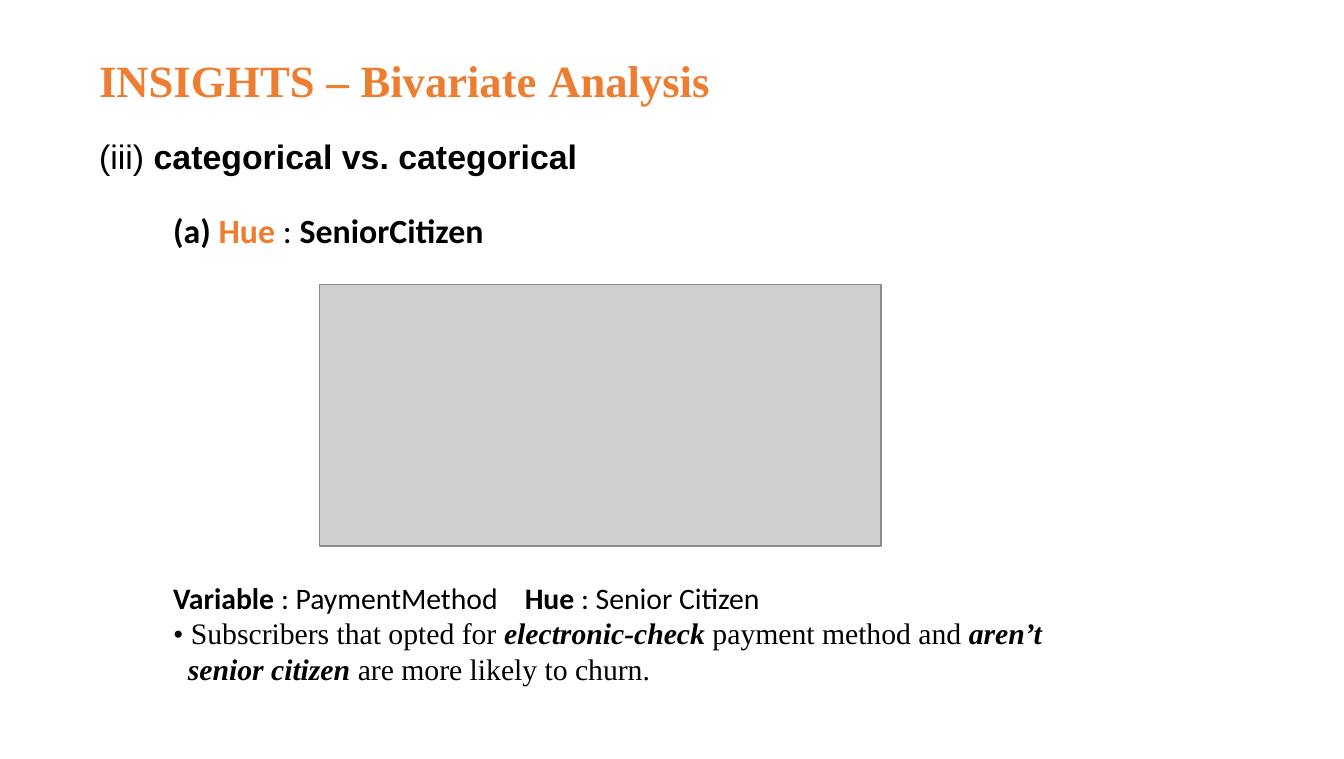
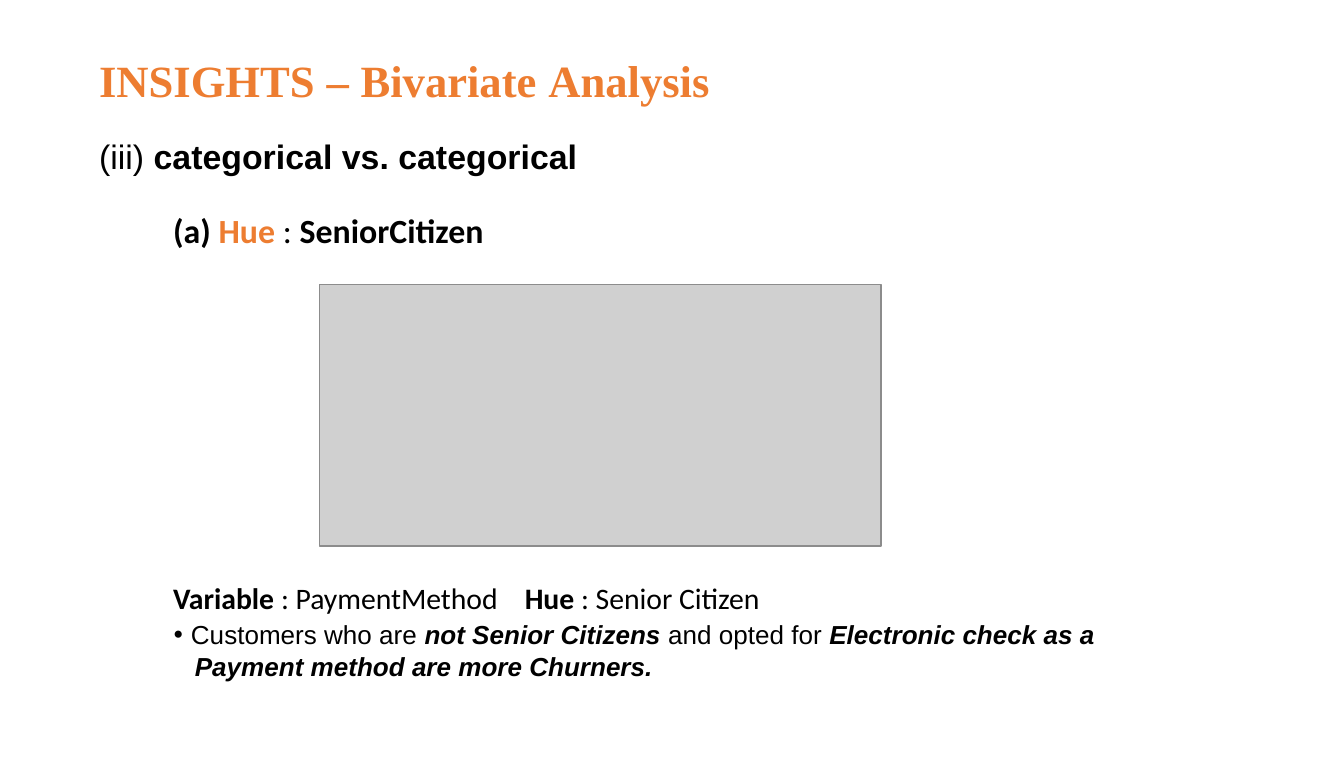
Before and after one commit to RVA-TheCoder/ClassificationProjects-SupervisedML, a slide deck: slide 16 of Customer Churn Project/Customer churn prediction.pptx. Drawn at 1344x759 pixels with LibreOffice and Linux fonts; fonts in the diff are those of the drawing; grey boxes stand for pictures. Boxes give left, top, right and bottom in pixels: in the first picture for what was removed or moved away, otherwise in the second. Text is boxed around its words. In the diff, an @@ line names an element or a change of style, - is before the commit and + after.

Commit message:
Made changes in EDA file and Customer churn prediction Presentation

```diff
--- a/Customer Churn Project/Customer churn prediction.pptx
+++ b/Customer Churn Project/Customer churn prediction.pptx
@@ text at bbox=[191, 625, 1094, 682]: text changed; size 16 to 14 pt; font Times New Roman to Arial; bold on; italic on @@
-• Subscribers that opted for electronic-check payment method and aren’t
-senior citizen are more likely to churn.
+• Customers who are not Senior Citizens and opted for Electronic check as a
+Payment method are more Churners.
```
Also in this commit, not shown: 8 other slides changed, 5 other files.
